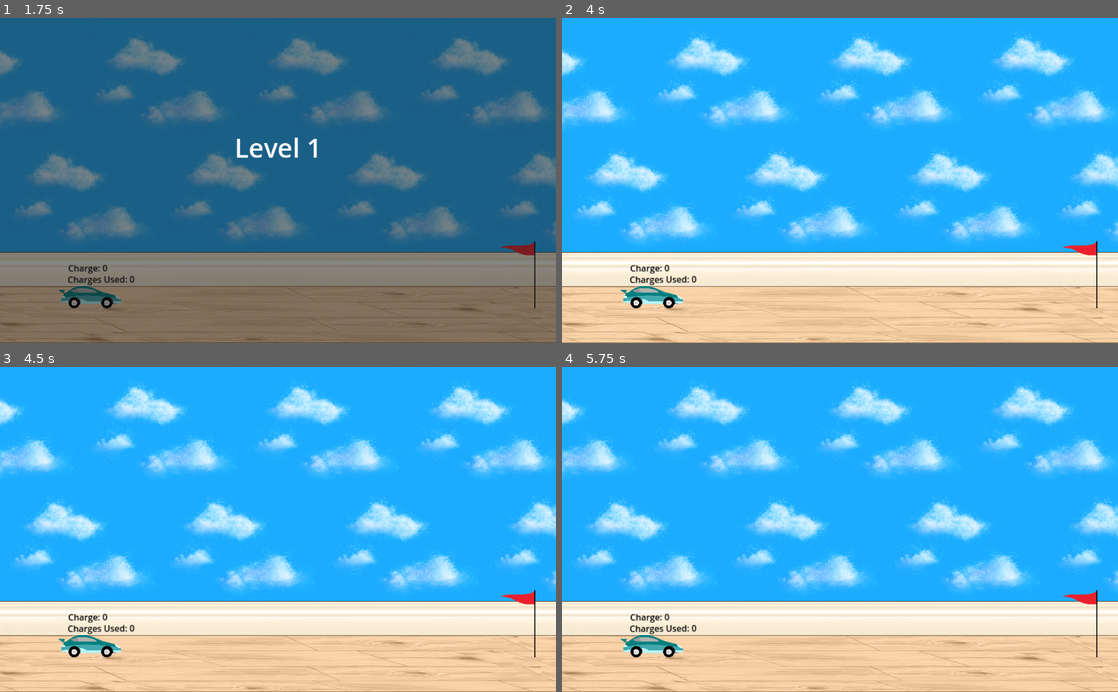
Above: before the commit, frames 1-4 (two rows, left to right).
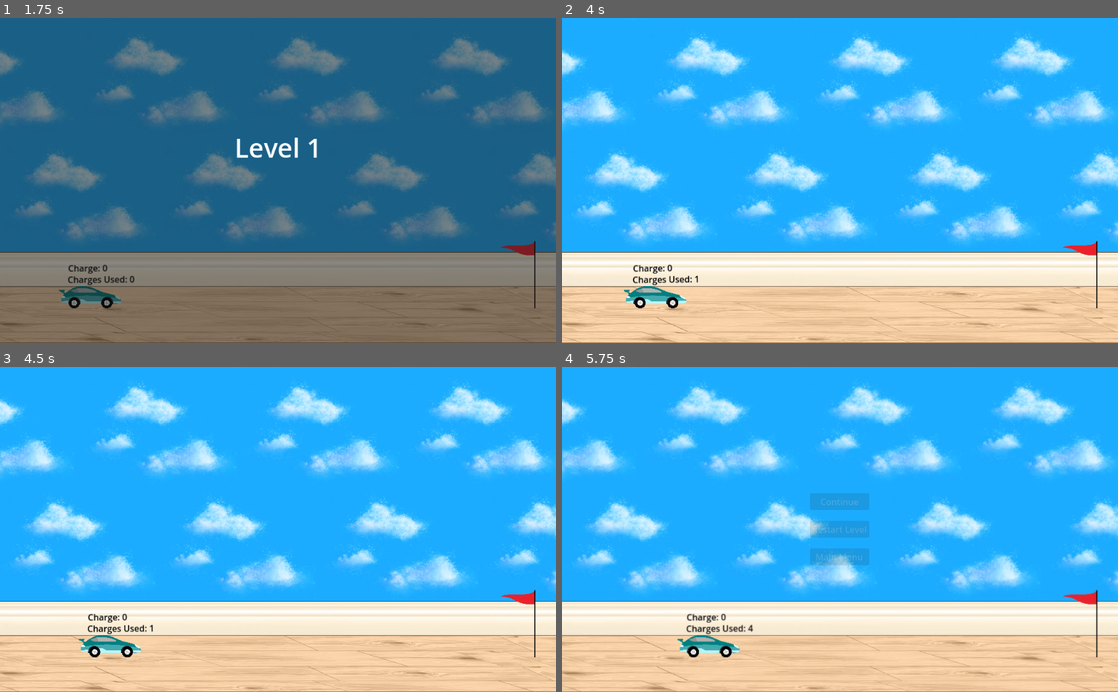
Above: after the commit, the same moments.

Repository: marquezp/car-game
Game: Godot game, scene res://UI/main_menu.tscn
The game is run twice, just before and just after one commit, with the same random seed, the same clock (stepped at 60 frames per second) and the same inputs.
Inputs (mouse positions are in pixels of both pictures, inside the frame that each line leads up to):
- Up to frame 1 (1.75 s): click "Start Game" at 0.5 s; click "Start Game" at 1.25 s
- Up to frame 2 (4 s): tap Enter at 2 s; drag from (645, 294) to (1095, 274) at 2.02 s; drag from (728, 196) to (645, 294) at 2.77 s; move the mouse to (895, 109) at 3.52 s; click (895, 109) at 3.6 s; tap Space at 3.8 s
- Up to frame 3 (4.5 s): drag from (250, 594) to (533, 623) at 4.27 s
- Up to frame 4 (5.75 s): move the mouse to (1006, 578) at 5.02 s; hold Shift from 5.03 s (still down); click (1006, 578) at 5.17 s; tap Space at 5.27, 5.3, 5.57 s; tap Escape at 5.65 s

Frame 1 is identical in both runs. In frame 2, 0.6% of the frame differs, in the area x 10-25%, y 75-90%; in frame 3, 1.0%; in frame 4, 3.1%, in the area x 10-97%, y 38-90%.

Commit message:
Added a pause menu. Can now restart a level and go back to main menu

Diff:
--- a/Car/car.gd
+++ b/Car/car.gd
@@ -19,32 +19,10 @@
 func _ready():
 	# add the wheels to an array
 	wheels = get_tree().get_nodes_in_group("wheel")
-	# connections
-	click_box.input_event.connect(_on_click_box_input_event)
-	click_box.mouse_entered.connect(_on_click_box_mouse_entered)
-	click_box.mouse_exited.connect(_on_click_box_mouse_exited)
 	# unfreeze car + wheels
 	for wheel in wheels:
 		wheel.freeze = false
 	self.freeze = false
-
-# Cursor hovering on car
-func _on_click_box_mouse_entered() -> void:
-	print("entered")
-	if not selected:
-		Input.set_default_cursor_shape(Input.CURSOR_POINTING_HAND)
-
-# Cursor no longer hovering on car
-func _on_click_box_mouse_exited() -> void:
-	# Only change cursor if we haven't clicked yet
-	#print("exited")
-	if not selected:
-		Input.set_default_cursor_shape(Input.CURSOR_ARROW)
-
-# car body area has been clicked, logic handled in physics_process
-func _on_click_box_input_event(viewport: Node, event: InputEvent, shape_idx: int) -> void:
-	if Input.is_action_just_pressed("click"):
-		selected = true
 
 func start_slowing_down(rate):
 	damping_factor = rate
@@ -55,25 +33,19 @@
 # Apply the charge generated as torque on the wheels
 
 func move_car(charge):
-	#print("moving car")
 	for wheel in wheels:
 		wheel.apply_torque_impulse(charge * car_speed)
 
 	current_charge = 0
 	GameData.increment_charges_used()
-	Input.set_default_cursor_shape(Input.CURSOR_ARROW)
 
-func slow_down_car()-> void:
+func slow_down_car() -> void:
 	for wheel in wheels:
-		#print(wheel.angular_velocity)
 		if abs(wheel.angular_velocity) < STOP_THRESHOLD:
-			#print("Past STOP_THRESHOLD: ")
 			wheel.angular_velocity *= STOP_FORCE # Reduce speed
 			if abs(wheel.angular_velocity) < 0.8: # Very slow
-				#print("Past complete stop point: ")
 				wheel.angular_velocity = 0 # Force complete stop
 				post_launch = false
-				#print("POST LAUNCH = FALSE")
 
 
 func freeze_car() -> void:
@@ -83,15 +55,20 @@
 
 # This function handles global inputs
 func _input(event):
-	# mouse button released
-	if selected and event is InputEventMouseButton:
-		if (event.button_index == MOUSE_BUTTON_LEFT and not event.pressed):
-			selected = false # stops the car from following the cursor
-			if current_charge < max_charge:
+	if SceneManager.is_input_enabled(): # make sure we're accepting player input
+		# Handles charging (space bar)
+		if event is InputEventKey and event.keycode == KEY_SPACE:
+			if event.pressed:
+				selected = true # Start charging
+			elif not event.pressed:
+				selected = false # Stop charging
 				move_car(current_charge)
+		# Handles pause input
+		elif event is InputEventKey and event.keycode == KEY_ESCAPE:
+			SceneManager.pause_game()
 
 func _physics_process(delta: float) -> void:
-	# Handle mouse click to CHARGE UP THE CAR
+	# Handle charging up the car
 	if selected:
 		current_charge = min(current_charge + (50 * delta), max_charge)
 		for wheel in wheels:
@@ -109,7 +86,6 @@
 		for wheel in wheels:
 			if abs(wheel.angular_velocity) > STOP_THRESHOLD:
 				post_launch = true
-				print("POST LAUNCH = TRUE")
 
 	# Check for carpet
 	if is_slowing_down:
--- /dev/null
+++ b/Car/game_data.gd
@@ -0,0 +1,22 @@
+extends Node
+
+var charges_used : int = 0 : set = set_charges_used, get = get_charges_used
+var total_score: int = 0: get = get_total_score
+
+
+func set_charges_used(value: int) -> void:
+	charges_used = value
+	print(charges_used)
+
+func get_charges_used() -> int:
+	return charges_used
+
+func increment_charges_used():
+	charges_used += 1
+
+func get_total_score():
+	return total_score
+
+func add_to_total():
+	total_score += charges_used
+	charges_used = 0
--- a/game_data.tscn
+++ b/Car/game_data.tscn
@@ -1,6 +1,6 @@
 [gd_scene load_steps=2 format=3 uid="uid://co3hj6u6jo7j6"]
 
-[ext_resource type="Script" path="res://game_data.gd" id="1_d2l88"]
+[ext_resource type="Script" path="res://Car/game_data.gd" id="1_d2l88"]
 
 [node name="GameData" type="Node"]
 script = ExtResource("1_d2l88")
--- a/Environment/flag.gd
+++ b/Environment/flag.gd
@@ -5,4 +5,4 @@
 
 func _on_body_entered(body):
 	if body.name == "Car":
-		GameData.on_level_complete()
+		SceneManager.on_level_complete()
--- a/Levels/level_template.tscn
+++ b/Levels/level_template.tscn
@@ -1,9 +1,10 @@
-[gd_scene load_steps=7 format=3 uid="uid://cusdvax13dgwc"]
+[gd_scene load_steps=8 format=3 uid="uid://cusdvax13dgwc"]
 
 [ext_resource type="Texture2D" uid="uid://bdto13wmljyvy" path="res://Assets/background.png" id="1_scnnf"]
 [ext_resource type="Texture2D" uid="uid://q5plg1t14t7w" path="res://Assets/floor.png" id="2_u1m5q"]
 [ext_resource type="PackedScene" uid="uid://g510h064yyuf" path="res://UI/level_ui.tscn" id="3_ea8l3"]
 [ext_resource type="PackedScene" uid="uid://6bk5stt3oq5w" path="res://Environment/confetti.tscn" id="4_4pdov"]
+[ext_resource type="PackedScene" uid="uid://eisfbfnovsr3" path="res://UI/pause_menu.tscn" id="4_hah2y"]
 
 [sub_resource type="RectangleShape2D" id="RectangleShape2D_07t6k"]
 size = Vector2(3494.88, 152.381)
@@ -38,10 +39,12 @@
 position = Vector2(-1, 5)
 shape = SubResource("RectangleShape2D_bdbni")
 
-[node name="CanvasLayer" type="CanvasLayer" parent="."]
+[node name="UI" type="CanvasLayer" parent="."]
 
-[node name="LevelUI" parent="CanvasLayer" instance=ExtResource("3_ea8l3")]
+[node name="LevelUI" parent="UI" instance=ExtResource("3_ea8l3")]
 offset_top = -1.52588e-05
+
+[node name="PauseMenu" parent="UI" instance=ExtResource("4_hah2y")]
 
 [node name="BottomConfetti" parent="." instance=ExtResource("4_4pdov")]
 position = Vector2(1049, 555)
--- a/UI/level_ui.gd
+++ b/UI/level_ui.gd
@@ -5,8 +5,8 @@
 
 func _ready():
 	# Connect to GameData and tell it we're ready to show
-	GameData.show_ui_popup.connect(fade_in)
-	GameData.ui_ready()
+	SceneManager.show_ui_popup.connect(fade_in)
+	SceneManager.ui_ready()
 	# fade out timer
 	timer.timeout.connect(_on_time_out)
 
--- a/UI/main_menu.gd
+++ b/UI/main_menu.gd
@@ -14,7 +14,7 @@
 func on_start_pressed():
 	TransitionScreen.transition()
 	await TransitionScreen.on_transition_finished
-	GameData.change_level(start_level_path)
+	SceneManager.change_level(start_level_path)
 
 func on_exit_pressed():
-	GameData.end_game()
+	SceneManager.end_game()
--- /dev/null
+++ b/UI/pause_menu.gd
@@ -0,0 +1,38 @@
+extends Control
+
+@onready var continue_button: Button = $HBoxContainer/VBoxContainer/ContinueButton
+@onready var restart_button: Button = $HBoxContainer/VBoxContainer/RestartButton
+@onready var main_menu_button: Button = $HBoxContainer/VBoxContainer/MainMenuButton
+@onready var animation_player: AnimationPlayer = $AnimationPlayer
+
+
+func _ready():
+	self.visible = false
+	SceneManager.show_pause_menu.connect(pause)
+	continue_button.pressed.connect(_on_continue_pressed)
+	restart_button.pressed.connect(_on_restart_pressed)
+	main_menu_button.pressed.connect(_on_main_pressed)
+
+func pause():
+	animation_player.play("blur")
+	self.visible = true
+	get_tree().paused = true
+	print("pausing")
+
+func resume():
+	animation_player.play_backwards("blur")
+	self.visible = false
+	get_tree().paused = false
+	print("unpausing")
+
+# Button Connections
+func _on_continue_pressed():
+	resume()
+
+func _on_restart_pressed():
+	resume()
+	SceneManager.reset_level()
+
+func _on_main_pressed():
+	resume()
+	SceneManager.reset_game()
--- /dev/null
+++ b/UI/pause_menu.gdshader
@@ -0,0 +1,9 @@
+shader_type canvas_item;
+uniform sampler2D SCREEN_TEXTURE: hint_screen_texture, filter_linear_mipmap;
+
+uniform float lod: hint_range(0.0, 5) = 0.0;
+
+void fragment(){
+	vec4 color = texture(SCREEN_TEXTURE, SCREEN_UV, lod);
+	COLOR = color;
+}
--- /dev/null
+++ b/UI/pause_menu.tscn
@@ -0,0 +1,122 @@
+[gd_scene load_steps=7 format=3 uid="uid://eisfbfnovsr3"]
+
+[ext_resource type="Script" path="res://UI/pause_menu.gd" id="1_fy75h"]
+[ext_resource type="Shader" path="res://UI/pause_menu.gdshader" id="2_wg744"]
+
+[sub_resource type="ShaderMaterial" id="ShaderMaterial_3212y"]
+shader = ExtResource("2_wg744")
+shader_parameter/lod = 0.0
+
+[sub_resource type="Animation" id="Animation_nmyrt"]
+length = 0.001
+tracks/0/type = "value"
+tracks/0/imported = false
+tracks/0/enabled = true
+tracks/0/path = NodePath("ColorRect:material:shader_parameter/lod")
+tracks/0/interp = 1
+tracks/0/loop_wrap = true
+tracks/0/keys = {
+"times": PackedFloat32Array(0),
+"transitions": PackedFloat32Array(1),
+"update": 0,
+"values": [0.0]
+}
+tracks/1/type = "value"
+tracks/1/imported = false
+tracks/1/enabled = true
+tracks/1/path = NodePath("HBoxContainer:modulate")
+tracks/1/interp = 1
+tracks/1/loop_wrap = true
+tracks/1/keys = {
+"times": PackedFloat32Array(0),
+"transitions": PackedFloat32Array(1),
+"update": 0,
+"values": [Color(1, 1, 1, 0)]
+}
+
+[sub_resource type="Animation" id="Animation_clr2g"]
+resource_name = "blur"
+length = 0.3
+tracks/0/type = "value"
+tracks/0/imported = false
+tracks/0/enabled = true
+tracks/0/path = NodePath("ColorRect:material:shader_parameter/lod")
+tracks/0/interp = 1
+tracks/0/loop_wrap = true
+tracks/0/keys = {
+"times": PackedFloat32Array(0, 0.3),
+"transitions": PackedFloat32Array(1, 1),
+"update": 0,
+"values": [0.0, 0.8]
+}
+tracks/1/type = "value"
+tracks/1/imported = false
+tracks/1/enabled = true
+tracks/1/path = NodePath("HBoxContainer:modulate")
+tracks/1/interp = 1
+tracks/1/loop_wrap = true
+tracks/1/keys = {
+"times": PackedFloat32Array(0, 0.3),
+"transitions": PackedFloat32Array(1, 1),
+"update": 0,
+"values": [Color(1, 1, 1, 0), Color(1, 1, 1, 1)]
+}
+
+[sub_resource type="AnimationLibrary" id="AnimationLibrary_p1dji"]
+_data = {
+"RESET": SubResource("Animation_nmyrt"),
+"blur": SubResource("Animation_clr2g")
+}
+
+[node name="PauseMenu" type="Control"]
+process_mode = 3
+layout_mode = 3
+anchors_preset = 15
+anchor_right = 1.0
+anchor_bottom = 1.0
+grow_horizontal = 2
+grow_vertical = 2
+mouse_filter = 2
+script = ExtResource("1_fy75h")
+
+[node name="ColorRect" type="ColorRect" parent="."]
+material = SubResource("ShaderMaterial_3212y")
+layout_mode = 1
+anchors_preset = 15
+anchor_right = 1.0
+anchor_bottom = 1.0
+grow_horizontal = 2
+grow_vertical = 2
+mouse_filter = 2
+
+[node name="HBoxContainer" type="HBoxContainer" parent="."]
+modulate = Color(1, 1, 1, 0)
+layout_mode = 1
+anchors_preset = 15
+anchor_right = 1.0
+anchor_bottom = 1.0
+grow_horizontal = 2
+grow_vertical = 2
+alignment = 1
+
+[node name="VBoxContainer" type="VBoxContainer" parent="HBoxContainer"]
+layout_mode = 2
+theme_override_constants/separation = 20
+alignment = 1
+
+[node name="ContinueButton" type="Button" parent="HBoxContainer/VBoxContainer"]
+layout_mode = 2
+text = "Continue"
+
+[node name="RestartButton" type="Button" parent="HBoxContainer/VBoxContainer"]
+layout_mode = 2
+text = "Restart Level"
+
+[node name="MainMenuButton" type="Button" parent="HBoxContainer/VBoxContainer"]
+layout_mode = 2
+text = "Main Menu"
+
+[node name="AnimationPlayer" type="AnimationPlayer" parent="."]
+libraries = {
+"": SubResource("AnimationLibrary_p1dji")
+}
--- a/UI/transition_screen.gd
+++ b/UI/transition_screen.gd
@@ -6,7 +6,7 @@
 @onready var animation_player: AnimationPlayer = $AnimationPlayer
 
 func _ready():
-	color_rect.visible =false
+	color_rect.visible = false
 	animation_player.animation_finished.connect(_on_animation_finished)
 
 func _on_animation_finished(anim_name):
--- a/project.godot
+++ b/project.godot
@@ -16,8 +16,9 @@
 
 [autoload]
 
-GameData="*res://game_data.tscn"
+GameData="*res://Car/game_data.tscn"
 TransitionScreen="*res://UI/transition_screen.tscn"
+SceneManager="*res://scene_manager.tscn"
 
 [display]
 
@@ -35,6 +36,16 @@
 "events": [Object(InputEventMouseButton,"resource_local_to_scene":false,"resource_name":"","device":-1,"window_id":0,"a …(253 unchanged characters)…
 ]
 }
+escape={
+"deadzone": 0.5,
+"events": [Object(InputEventKey,"resource_local_to_scene":false,"resource_name":"","device":-1,"window_id":0,"alt_pressed":false,"shift_pressed":false,"ctrl_pressed":false,"meta_pressed":false,"pressed":false,"keycode":0,"physical_keycode":4194305,"key_label":0,"unicode":0,"location":0,"echo":false,"script":null)
+]
+}
+space={
+"deadzone": 0.5,
+"events": [Object(InputEventKey,"resource_local_to_scene":false,"resource_name":"","device":-1,"window_id":0,"alt_pressed":false,"shift_pressed":false,"ctrl_pressed":false,"meta_pressed":false,"pressed":false,"keycode":0,"physical_keycode":32,"key_label":0,"unicode":32,"location":0,"echo":false,"script":null)
+]
+}
 
 [rendering]
 
--- a/game_data.gd
+++ b/scene_manager.gd
@@ -1,24 +1,18 @@
 extends Node
 
 const FILE_BEGIN = "res://Levels/level"
+const MAIN_MENU_PATH = "res://UI/main_menu.tscn"
 @export var max_level: int = 4
 
-var charges_used : int = 0 : set = set_charges_used, get = get_charges_used
-var total_score: int = 0
 var ui_is_ready : bool = false
 var pending_popup : bool = false
+var input_enabled : bool = true
 
 signal show_ui_popup
+signal show_pause_menu
 
-func set_charges_used(value: int) -> void:
-	charges_used = value
-	print(charges_used)
-
-func get_charges_used() -> int:
-	return charges_used
-
-func increment_charges_used():
-	charges_used += 1
+func pause_game():
+	emit_signal("show_pause_menu")
 
 # Called by level_ui's _ready() function, tells us the UI scene has loaded
 func ui_ready():
@@ -36,10 +30,10 @@
 
 # Handles switching between levels
 func on_level_complete() -> void:
+	input_enabled = false
 	var current_scene_file = get_tree().current_scene.scene_file_path
 	var next_level_number = current_scene_file.to_int() + 1
-	total_score += charges_used
-	charges_used = 0
+	GameData.add_to_total()
 
 	call_deferred("end_level_sequence")
 
@@ -47,12 +41,13 @@
 		var next_level_path = FILE_BEGIN + str(next_level_number) + ".tscn"
 
 		await get_tree().create_timer(2.0).timeout # wait until triggering next scene
+
 		TransitionScreen.transition()
 		await TransitionScreen.on_transition_finished
 		call_deferred("change_level", next_level_path) # lets physics objects finish their process
-	else:
-		print("Game Over, Total Charges Used: " , total_score)
 
+	else: # Last level, game over
+		print("Game Over, Total Charges Used: " , GameData.total_score)
 #
 func end_level_sequence():
 	var car = get_tree().current_scene.get_node("Car")
@@ -67,12 +62,24 @@
 
 	car.freeze_car() # stop movement
 
-
 # Scene transitions
 func change_level(scene_path):
 	ui_is_ready = false
 	get_tree().change_scene_to_file(scene_path)
 	pending_popup = true
+	input_enabled = true
+
+func reset_level():
+	GameData.charges_used = 0
+	get_tree().reload_current_scene()
+
+func reset_game():
+	GameData.charges_used = 0
+	GameData.total_score = 0
+	get_tree().change_scene_to_file(MAIN_MENU_PATH)
 
 func end_game():
 	get_tree().quit()
+
+func is_input_enabled():
+	return input_enabled
--- /dev/null
+++ b/scene_manager.tscn
@@ -0,0 +1,6 @@
+[gd_scene load_steps=2 format=3 uid="uid://c20t6cj1r45bb"]
+
+[ext_resource type="Script" path="res://scene_manager.gd" id="1_j6mvj"]
+
+[node name="SceneManager" type="Node"]
+script = ExtResource("1_j6mvj")
Not shown: 5 places in Levels/level3.tscn that only renumber resources
